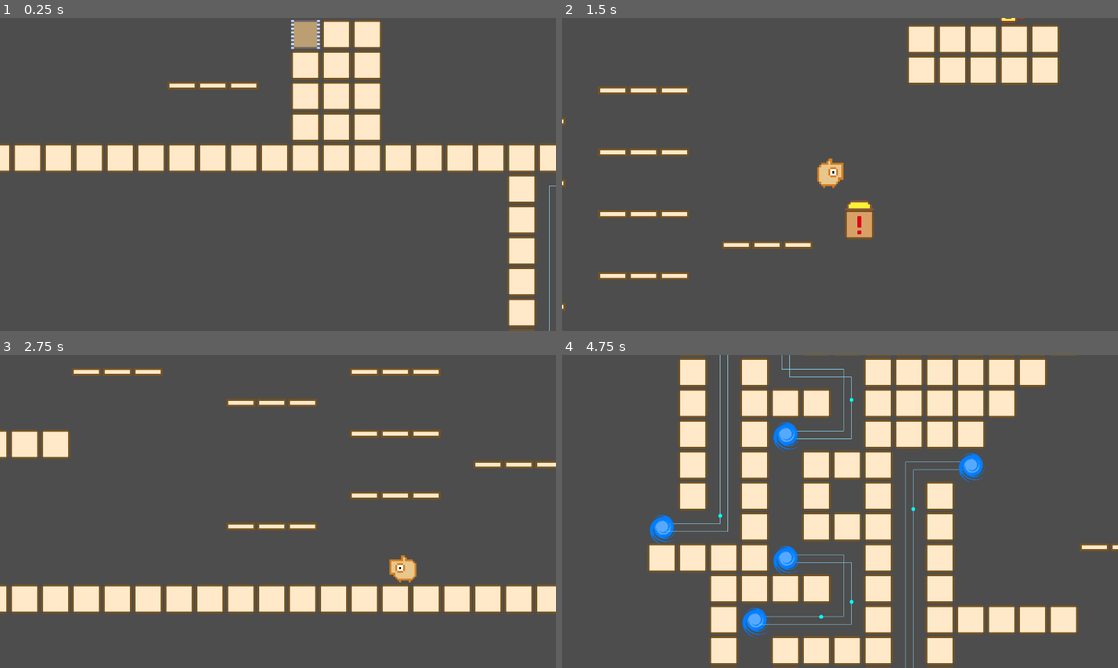
Above: before the commit, frames 1-4 (two rows, left to right).
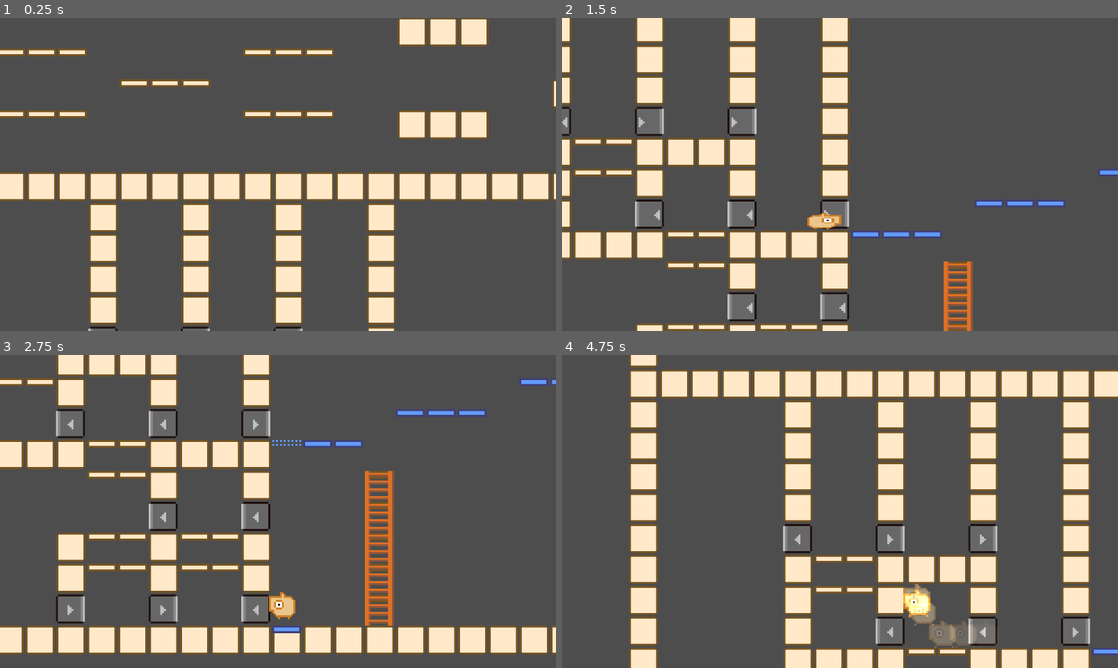
Above: after the commit, the same moments.

Repository: syun77/gd_inovania2
Game: Godot game, scene res://Main.tscn
Two runs of this game, one before a commit and one after it. Both use one fixed random seed, a clock stepped at 60 frames per second and the inputs below.
Inputs (mouse positions are in pixels of both pictures, inside the frame that each line leads up to):
- Up to frame 1 (0.25 s): no input
- Up to frame 2 (1.5 s): move the mouse to (962, 158) at 0.52 s; hold Space (action) 0.53-1.28 s; hold Right (ui_right) from 0.53 s (still down); tap Up (ui_up) at 0.77 s; move the mouse to (728, 190) at 1.27 s; tap Space (action) at 1.35 s
- Up to frame 3 (2.75 s): tap Up (ui_up) at 1.52 s; move the mouse to (333, 442) at 2.02 s; release Right (ui_right) at 2.03 s; hold Left (ui_left) from 2.03 s (still down); hold Space (action) from 2.03 s (still down); tap Shift (special) at 2.1 s
- Up to frame 4 (4.75 s): move the mouse to (812, 574) at 2.77 s; release Left (ui_left) at 2.78 s; release Space (action) at 2.78 s; hold Right (ui_right) 2.78-4.28 s; tap Space (action) at 2.85, 4.55 s; tap Up (ui_up) at 3.02, 3.77, 4.52 s; move the mouse to (1006, 558) at 3.52 s; hold Space (action) 3.53-4.28 s; tap R (reset) at 4.15 s; move the mouse to (673, 464) at 4.27 s; hold Left (ui_left) from 4.28 s (still down); tap Shift (special) at 4.35 s

The runs differ from the first frame. In frame 1, 37% of the frame differs, in the area x 0-100%, y 0-100%; in frame 2, 27%; in frame 3, 36%; in frame 4, 49%, in the area x 12-100%, y 0-100%.

Commit message:
落下床にプレイヤーを吸着するようにした

Diff:
--- a/gd_inovania2/Main.tscn
+++ b/gd_inovania2/Main.tscn
@@ -22,7 +22,7 @@
 follow_viewport_enabled = true
 
 [node name="Player" parent="MainLayer" instance=ExtResource("2_cqxvx")]
-position = Vector2(5416, 1536)
+position = Vector2(832, 1440)
 
 [node name="ParticleLayer" type="CanvasLayer" parent="."]
 follow_viewport_enabled = true
--- a/gd_inovania2/src/gimmic/FallingFloorBody.gd
+++ b/gd_inovania2/src/gimmic/FallingFloorBody.gd
@@ -53,8 +53,20 @@
 		velocity.y += GRAVITY
 		if velocity.y > MAX_SPEED:
 			velocity.y = MAX_SPEED
-		move_and_collide(velocity * delta)
+
+		var col = move_and_collide(velocity * delta)
+		_fit_player(col, delta)
+
 		if Common.is_in_camera(global_position, Map.get_tile_size(), 2.0) == false:
 			# 画面外で消える.
 			_state = eState.HIDE
 			visible = false
+
+## 落下時にプレイヤーにフィットさせる.
+func _fit_player(col:KinematicCollision2D, delta:float) -> void:
+	if col == null:
+		return
+	var collider = col.get_collider()
+	if collider is Player:
+		var player = collider as Player
+		player.position.y += velocity.y * delta
